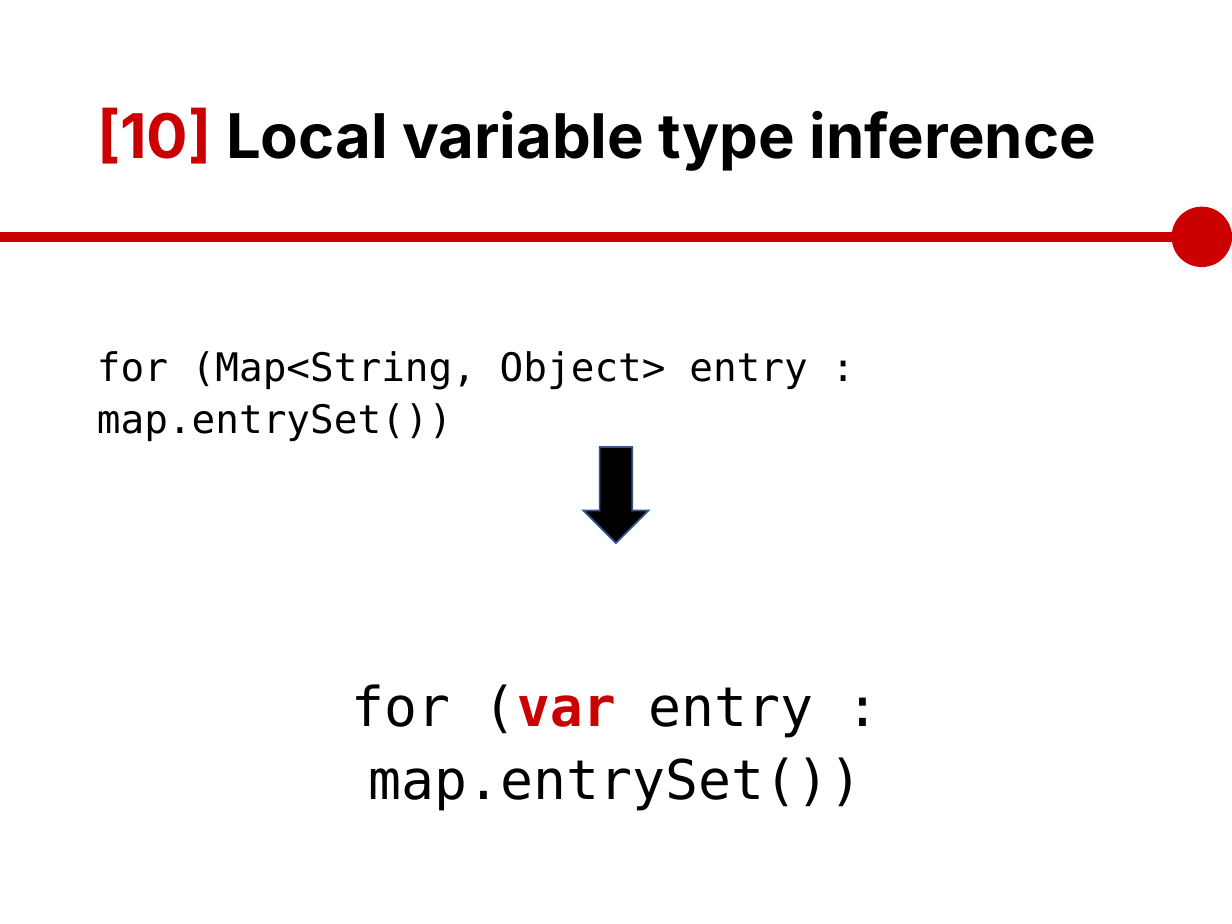
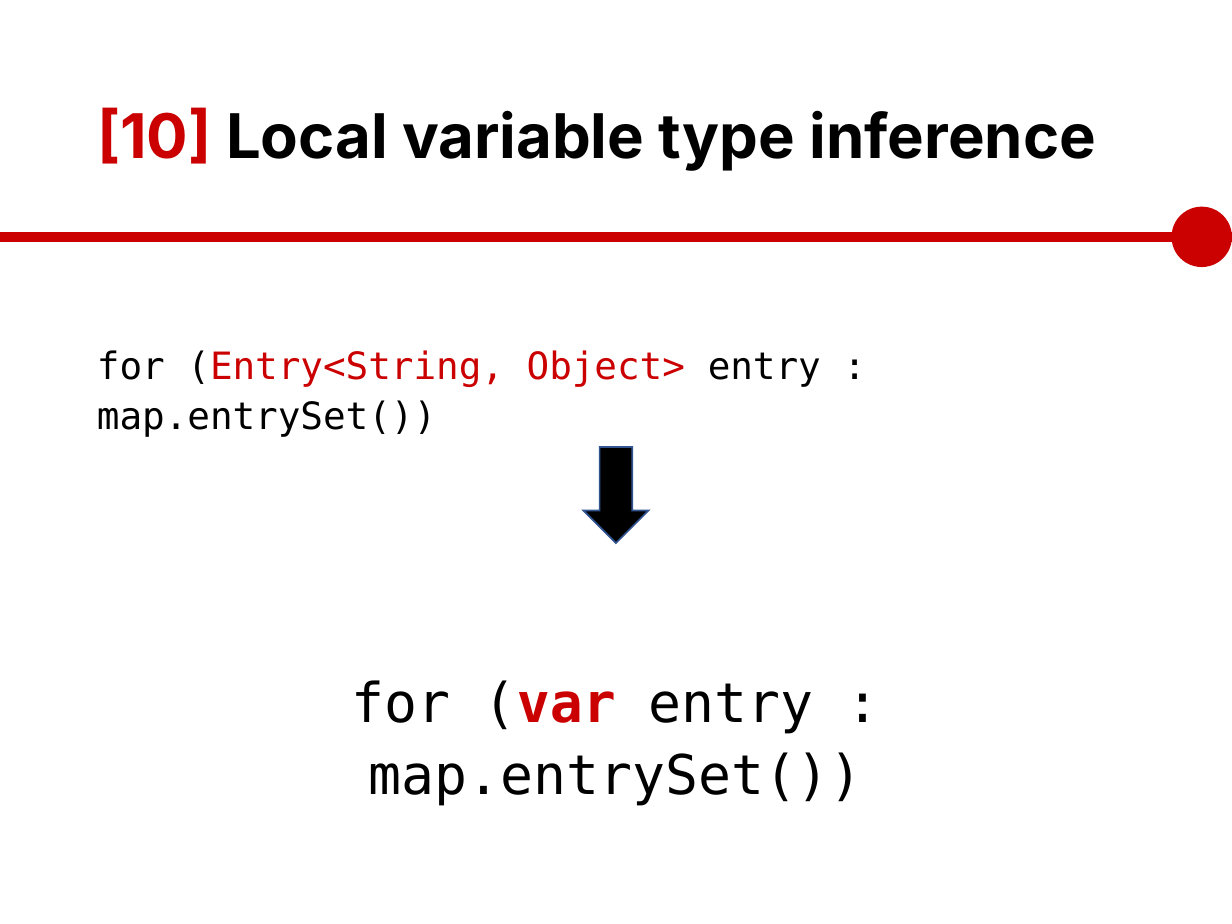
Before and after one commit to novotnyr/novotnyr.github.io, a slide deck: slide 25 of slides/o-pat-minut-java-12/o-pat-minut-java-12.pptx. Drawn at 1232x924 pixels with LibreOffice and Linux fonts; fonts in the diff are those of the drawing. Boxes give left, top, right and bottom in pixels: in the first picture for what was removed or moved away, otherwise in the second. Text is boxed around its words. In the diff, an @@ line names an element or a change of style, - is before the commit and + after.

```diff
--- a/slides/o-pat-minut-java-12/o-pat-minut-java-12.pptx
+++ b/slides/o-pat-minut-java-12/o-pat-minut-java-12.pptx
@@ text at bbox=[97, 350, 821, 437]: text changed; size 23 to 22 pt @@
-for (Map<String, Object> entry : map.entrySet())
+for (Entry<String, Object> entry : map.entrySet())
```
Also in this commit, not shown: 1 other slide changed, 2 other files.
